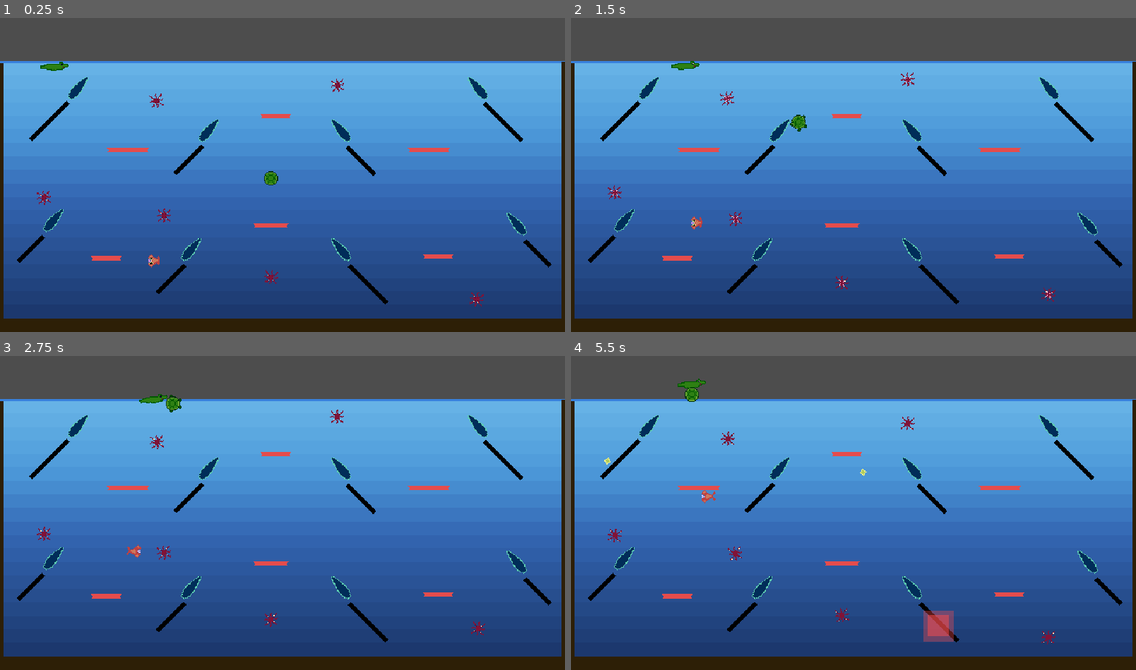
Above: before the commit, frames 1-4 (two rows, left to right).
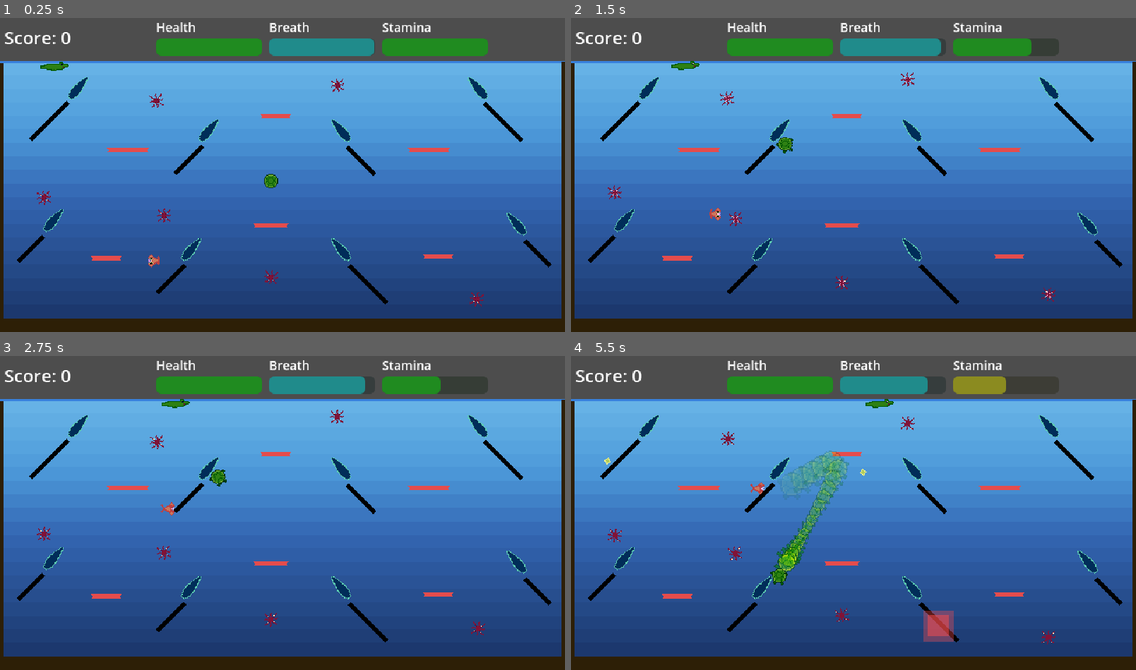
Above: after the commit, the same moments.

Repository: derftymutt/turtle-game
Game: Godot game, scene res://scenes/main.tscn
Two runs of this game, one before a commit and one after it. Both use one fixed random seed, a clock stepped at 60 frames per second and the inputs below.
Inputs:
- Up to frame 1 (0.25 s): no input
- Up to frame 2 (1.5 s): tap Enter (ui_accept) at 0.5, 0.77 s; hold D (move_right) 0.53-1.28 s; hold S (move_down) from 1.28 s (still down)
- Up to frame 3 (2.75 s): tap Enter (ui_accept) at 1.52 s; release S (move_down) at 2.03 s; hold D (move_right) from 2.03 s (still down)
- Up to frame 4 (5.5 s): release D (move_right) at 2.78 s; hold W (move_up) 2.78-3.53 s; tap Enter (ui_accept) at 3.02, 3.77, 4.52 s; hold Z (flipper_left) 3.53-5.03 s; hold S (move_down) from 5.03 s (still down)

The runs differ from the first frame. In frame 1, 3.7% of the frame differs, in the area x 0-87%, y 1-55%; in frame 2, 3.6%; in frame 3, 3.5%; in frame 4, 5.1%, in the area x 0-77%, y 1-74%.

Commit message:
change ocean bouyancy (good?), piranha one hit kill

Diff:
--- a/scenes/main.tscn
+++ b/scenes/main.tscn
@@ -313,8 +313,6 @@
 color = Color(0.1764706, 0.12156863, 0.023529412, 1)
 
 [node name="HUD" parent="." instance=ExtResource("14_a8y0u")]
-visible = false
 follow_viewport_enabled = false
 
 [node name="GameOverScreen" parent="." instance=ExtResource("15_jkv2x")]
-visible = false
--- a/scripts/ocean.gd
+++ b/scripts/ocean.gd
@@ -14,10 +14,10 @@
 @export var shallow_depth: float = 100.0  # Shallow zone depth in pixels (0 to 100 below surface)
 @export var mid_depth: float = 200.0  # Mid zone depth in pixels (100 to 200 below surface)
 @export var shallow_buoyancy: float = 100.0  # Constant upward force in shallow zone
-@export var mid_buoyancy_base: float = 300.0  # Starting upward force in mid zone
+@export var mid_buoyancy_base: float = 175.0  # Starting upward force in mid zone
 @export var mid_buoyancy_rate: float = 3.0  # Linear increase per pixel deeper (+0.5 force per pixel)
-@export var deep_buoyancy_base: float = 350.0  # Starting upward force in deep zone
-@export var deep_buoyancy_curve: float = 0.08  # Exponential multiplier (depthÂ² Ã— 0.002 added to base)
+@export var deep_buoyancy_base: float = 250.0  # Starting upward force in deep zone
+@export var deep_buoyancy_curve: float = 0.08   # Exponential multiplier (depthÂ² Ã— 0.002 added to base)
 
 # Visual effects
 @export_group("Visual Settings")
--- a/scripts/piranha.gd
+++ b/scripts/piranha.gd
@@ -47,7 +47,7 @@
 	mass = 0.8
 
 	# Set health (piranhas are fragile but fast)
-	max_health = 20.0
+	max_health = 10.0
 	current_health = max_health
 	contact_damage = 15.0
 
